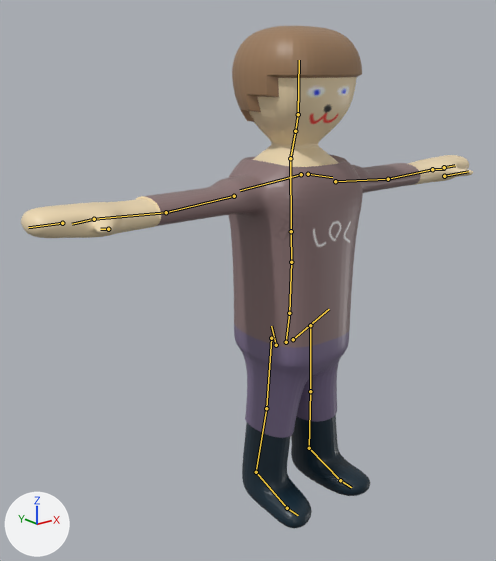
A saved change to the Blender file Szakdolgozat_Galgoczki_Norbert/Assets/Blender/ember.blend.
The view is the same before and after, from a 50 mm camera at (-8.77, -9.62, 2.9) aimed at (-1.07, 0.01, -0.95). The lights are fixed; the arrows at lower left show +X, +Y and +Z. The bones that bend it are drawn over the model as lines.

The first picture shows 'ember'.
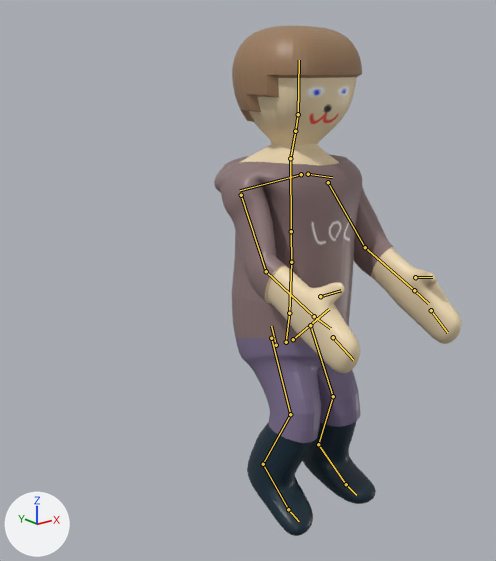
The newer file adds an action. The first version stands in its rest pose; the second is drawn at frame 50 of the action 'metarigAction.002'.

Location of each change, [x1, y1, x2, y2] in pixels of the pictures (496 x 561 px):
'ember', posed (45% narrower)
    before: [21, 26, 473, 529]
    after: [214, 26, 462, 536]
bone 'upper_arm.L', root to tip
    before: (335, 181) to (388, 179)
    after: (328, 182) to (365, 247)
bone 'forearm.L', root to tip
    before: (388, 179) to (432, 169)
    after: (365, 247) to (414, 290)
bone 'thumb.01.L', root to tip
    before: (444, 176) to (468, 171)
    after: (415, 277) to (432, 277)
bone 'upper_arm.R', root to tip
    before: (234, 196) to (166, 212)
    after: (241, 195) to (266, 271)
bone 'forearm.R', root to tip
    before: (166, 212) to (94, 219)
    after: (266, 271) to (314, 316)
bone 'thumb.01.R', root to tip
    before: (108, 229) to (100, 229)
    after: (320, 296) to (341, 290)
bone 'thigh.L', root to tip
    before: (310, 325) to (310, 391)
    after: (310, 325) to (333, 396)
bone 'shin.L', root to tip
    before: (310, 391) to (309, 448)
    after: (333, 396) to (318, 444)
bone 'thigh.R', root to tip
    before: (271, 338) to (266, 408)
    after: (271, 338) to (290, 414)
bone 'shin.R', root to tip
    before: (266, 408) to (256, 472)
    after: (290, 414) to (263, 464)

Edits to the bpy script that builds the scene:
```text
Change bone_upper_arm_l:
    where bone_upper_arm_l = bpy.data.objects['metarig'].pose.bones['upper_arm.L']  # child of 'shoulder.L'
    bone_upper_arm_l.location: (0.0, 0.0, 0.0) -> (0.002, -0.045, 0.003)
    bone_upper_arm_l.rotation_quaternion: (1.0, 0.0, 0.0, 0.0) -> (0.676, 0.193, -0.353, -0.605)  # degrees (0, 0, 0) -> degrees (46, -14, -90)
Change bone_forearm_l:
    where bone_forearm_l = bpy.data.objects['metarig'].pose.bones['forearm.L']  # child of 'upper_arm.L'
    bone_forearm_l.location: (0.0, 0.0, 0.0) -> (-0.001, -0.003, -0.001)
    bone_forearm_l.rotation_quaternion: (1.0, 0.0, 0.0, 0.0) -> (0.942, 0.221, 0.213, -0.125)  # degrees (0, 0, 0) -> degrees (24, 27, -9)
Change bone_thumb_01_l:
    where bone_thumb_01_l = bpy.data.objects['metarig'].pose.bones['thumb.01.L']  # child of 'hand.L'
    bone_thumb_01_l.rotation_quaternion: (1.0, 0.0, 0.0, 0.0) -> (0.982, 0.053, 0.106, 0.147)  # degrees (0, 0, 0) -> degrees (8, 11, 18)
Change bone_upper_arm_r:
    where bone_upper_arm_r = bpy.data.objects['metarig'].pose.bones['upper_arm.R']  # child of 'shoulder.R'
    bone_upper_arm_r.location: (0.0, 0.0, 0.0) -> (-0.001, -0.036, 0.002)
    bone_upper_arm_r.rotation_quaternion: (1.0, 0.0, 0.0, 0.0) -> (0.724, 0.265, 0.24, 0.574)  # degrees (0, 0, 0) -> degrees (42, 3, 78)
Change bone_forearm_r:
    where bone_forearm_r = bpy.data.objects['metarig'].pose.bones['forearm.R']  # child of 'upper_arm.R'
    bone_forearm_r.location: (0.0, 0.0, 0.0) -> (-0.001, 0.003, 0.001)
    bone_forearm_r.rotation_quaternion: (1.0, 0.0, 0.0, 0.0) -> (0.946, 0.261, 0.116, 0.131)  # degrees (0, 0, 0) -> degrees (32, 9, 18)
Change bone_thumb_01_r:
    where bone_thumb_01_r = bpy.data.objects['metarig'].pose.bones['thumb.01.R']  # child of 'hand.R'
    bone_thumb_01_r.rotation_quaternion: (1.0, 0.0, 0.0, 0.0) -> (0.987, 0.049, -0.093, -0.118)  # degrees (0, 0, 0) -> degrees (7, -10, -14)
Change bone_thigh_l:
    where bone_thigh_l = bpy.data.objects['metarig'].pose.bones['thigh.L']  # child of 'spine'
    bone_thigh_l.rotation_quaternion: (1.0, 0.0, 0.0, 0.0) -> (0.969, -0.221, -0.013, -0.001)  # degrees (0, 0, 0) -> degrees (-26, -1, 0)
Change bone_shin_l:
    where bone_shin_l = bpy.data.objects['metarig'].pose.bones['shin.L']  # child of 'thigh.L'
    bone_shin_l.location: (0.0, 0.0, 0.0) -> (0.0, -0.005, -0.001)
    bone_shin_l.rotation_quaternion: (1.0, 0.0, 0.0, 0.0) -> (0.936, 0.347, 0.033, -0.001)  # degrees (0, 0, 0) -> degrees (41, 4, 1)
Change bone_thigh_r:
    where bone_thigh_r = bpy.data.objects['metarig'].pose.bones['thigh.R']  # child of 'spine'
    bone_thigh_r.rotation_quaternion: (1.0, 0.0, 0.0, 0.0) -> (0.951, -0.236, 0.014, 0.001)  # degrees (0, 0, 0) -> degrees (-28, 2, 0)
Change bone_shin_r:
    where bone_shin_r = bpy.data.objects['metarig'].pose.bones['shin.R']  # child of 'thigh.R'
    bone_shin_r.location: (0.0, 0.0, 0.0) -> (0.0, 0.005, 0.002)
    bone_shin_r.rotation_quaternion: (1.0, 0.0, 0.0, 0.0) -> (0.918, 0.405, -0.039, 0.001)  # degrees (0, 0, 0) -> degrees (48, -4, -2)
```
